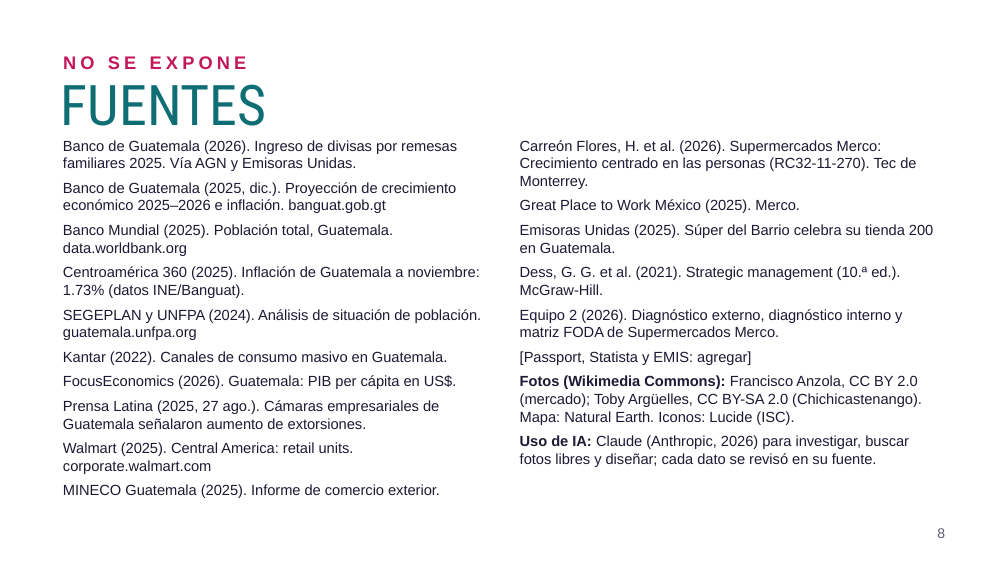
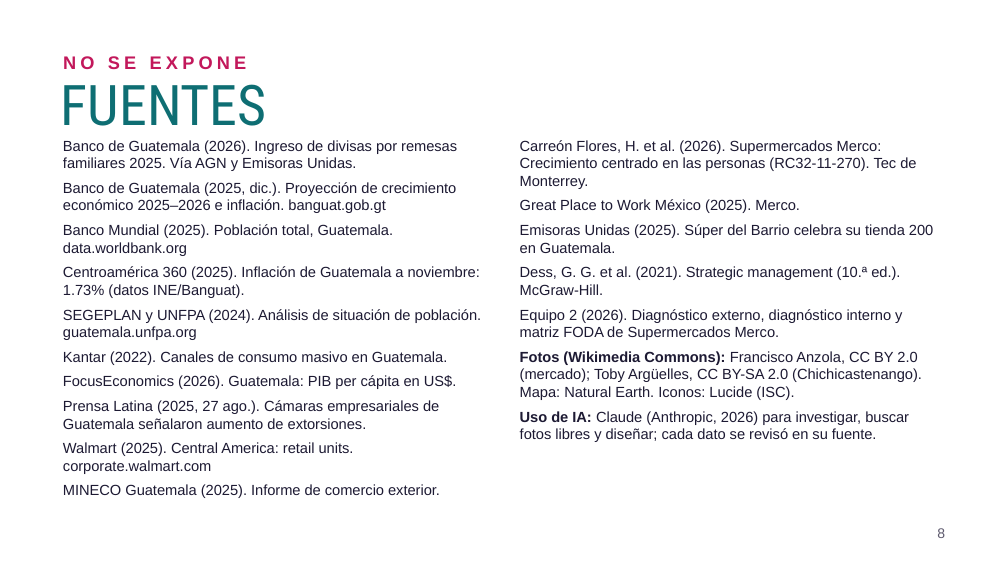
Before and after one commit to samueldejuan/samuel, a slide deck: slide 8 of presentacion/Pitch_Merco_Guatemala.pptx. Drawn at 1008x567 pixels with LibreOffice and Linux fonts; fonts in the diff are those of the drawing; background and template pictures are left out. Boxes give left, top, right and bottom in pixels: in the first picture for what was removed or moved away, otherwise in the second. Text is boxed around its words. In the diff, an @@ line names an element or a change of style, - is before the commit and + after.

```diff
--- a/presentacion/Pitch_Merco_Guatemala.pptx
+++ b/presentacion/Pitch_Merco_Guatemala.pptx
@@ text at (x1=520, y1=351, x2=751, y2=365): paragraph removed @@
-[Passport, Statista y EMIS: agregar]
```
Also in this commit, not shown: 1 other slide changed, 2 other files.
